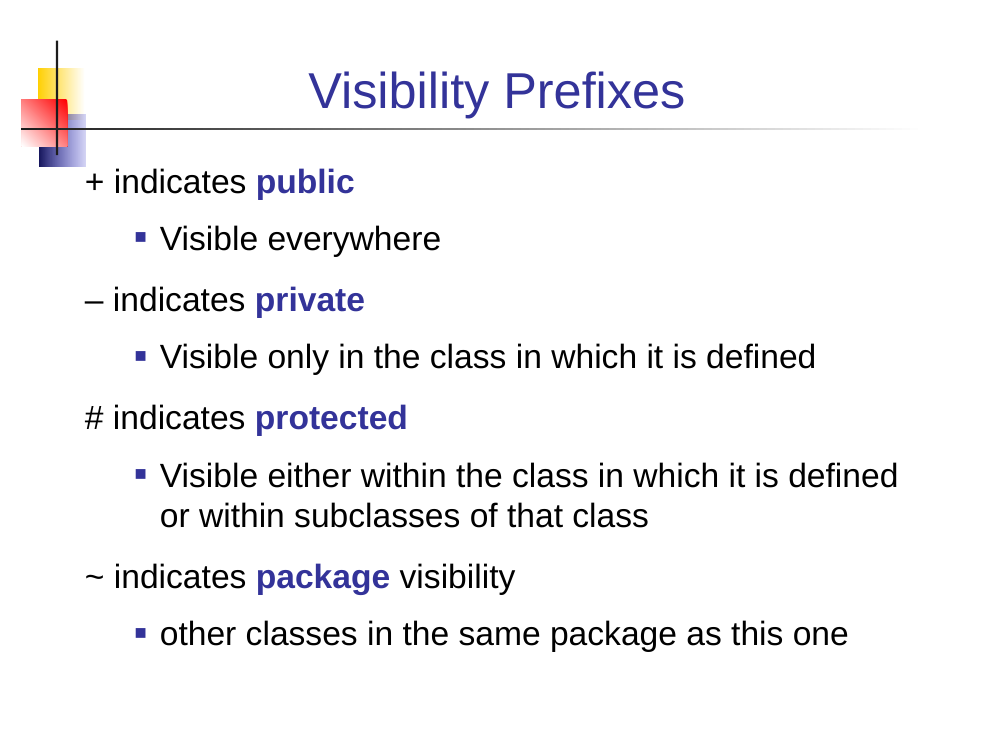
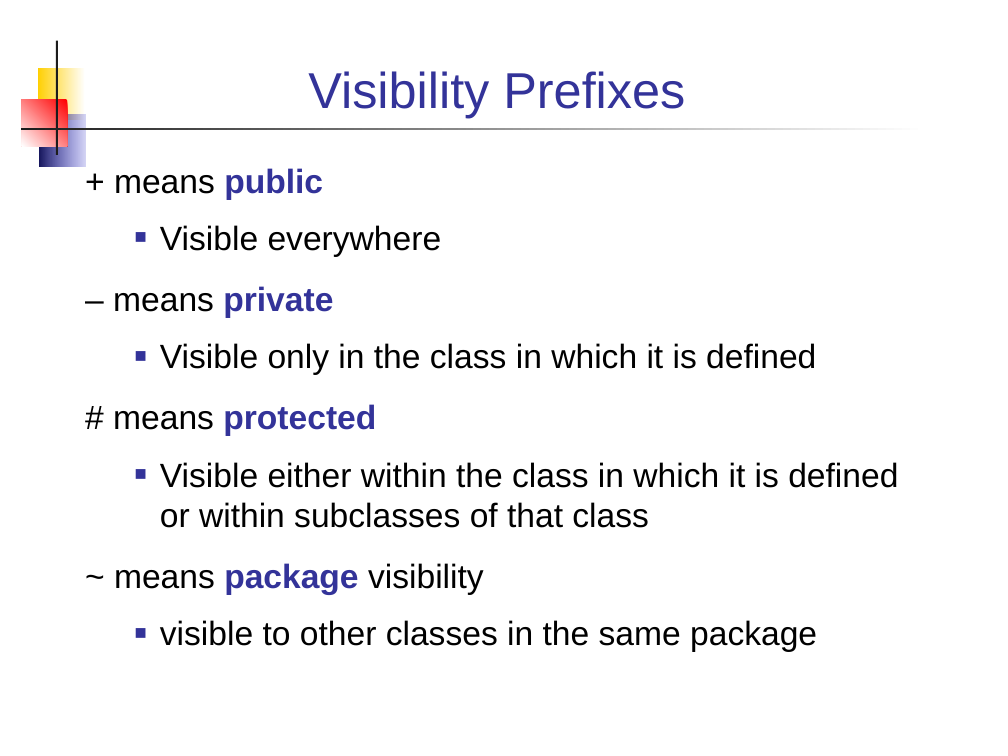
Before and after one commit to skeoop/skeoop.github.io, a slide deck: slide 8 of week1/5-UML-Class-Diagram.ppt. Drawn at 1008x756 pixels with LibreOffice and Linux fonts; fonts in the diff are those of the drawing. Boxes give left, top, right and bottom in pixels: in the first picture for what was removed or moved away, otherwise in the second. Text is boxed around its words. In the diff, an @@ line names an element or a change of style, - is before the commit and + after.

```diff
--- a/week1/5-UML-Class-Diagram.ppt
+++ b/week1/5-UML-Class-Diagram.ppt
@@ text at [114,168,323,200]: text changed @@
-+ indicates public
++ means public
@@ text at [113,286,333,318]: text changed; text colour #000000 to #333399; bold on @@
-– indicates private
+– means private
@@ text at [113,404,376,436]: text changed; text colour #000000 to #333399; bold on @@
-# indicates protected
+# means protected
@@ text at [114,563,817,652]: text changed @@
-~ indicates package visibility
-  ■ other classes in the same package as this one
+~ means package visibility
+  ■ visible to other classes in the same package
```
Also in this commit, not shown: 2 slides added, 1 slide removed, 6 other files.
